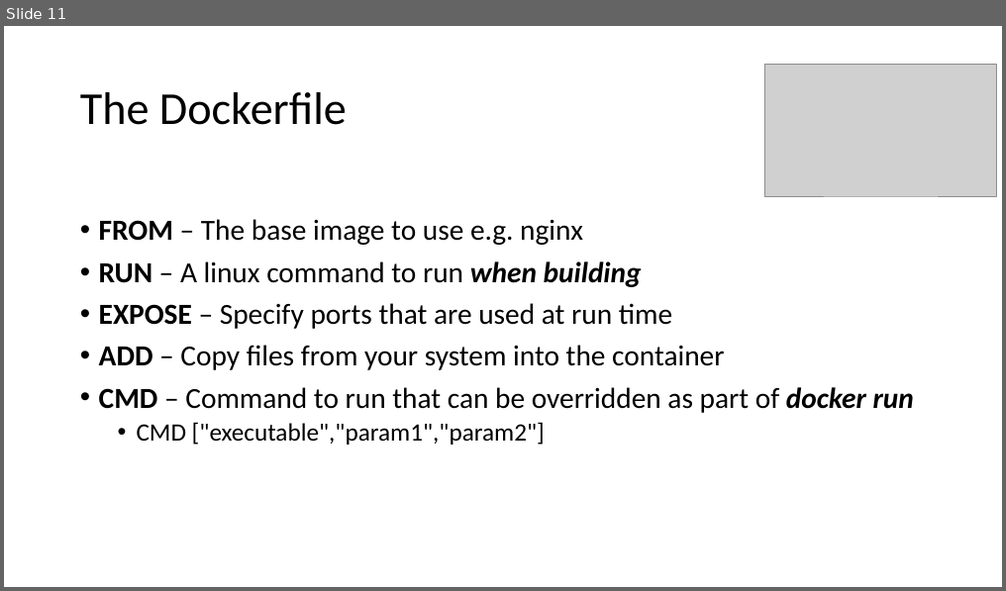
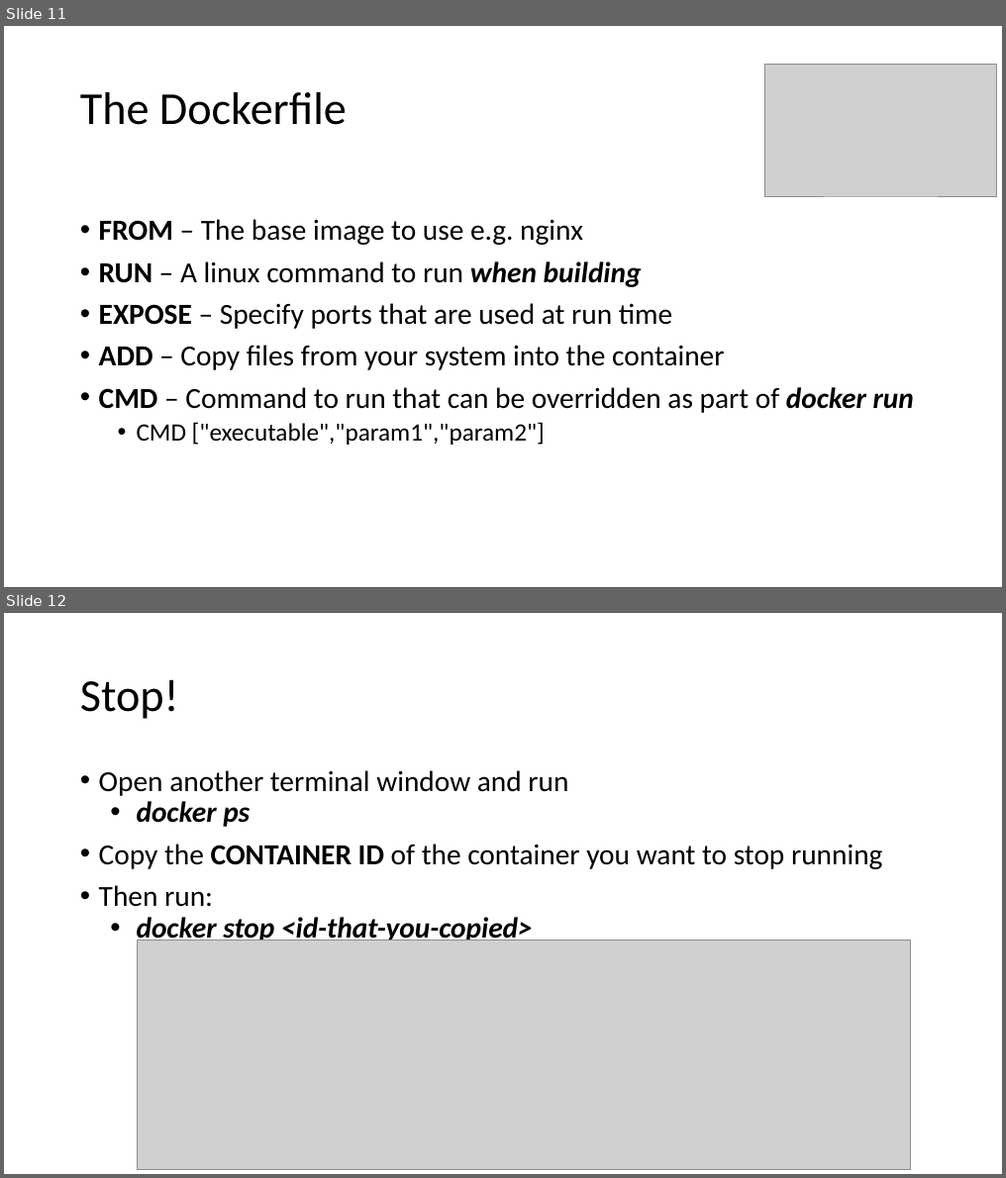
Before and after one commit to pavlosmcg/docker101, a slide deck: Docker 101.pptx. Shown one above the other, each under a label of ours: slide 11 before the commit, slides 11 and 12 after it. The pictures are 1006x591 and 1006x1178 pixels, drawn with LibreOffice and Linux fonts; fonts in the diff are those of the drawing; grey boxes stand for pictures. Boxes give left, top, right and bottom in pixels: in the first picture for what was removed or moved away, otherwise in the second. Text is boxed around its words. In the diff, an @@ line names an element or a change of style, - is before the commit and + after.

```diff
--- a/Docker 101.pptx
+++ b/Docker 101.pptx
@@ slide 12 added at (4, 613, 1002, 1174), background #FFFFFF @@
@@ title added at (80, 679, 179, 719), 44 pt, text #000000 @@
+Stop!
@@ text added at (99, 770, 882, 945), 28 pt, text #000000 @@
+• Open another terminal window and run
+  • docker ps
+• Copy the CONTAINER ID of the container you want to stop running
+• Then run:
+  • docker stop <id-that-you-copied>
@@ picture added at (138, 941, 912, 1170) @@
```
Also in this commit, not shown: 20 other slides changed.
